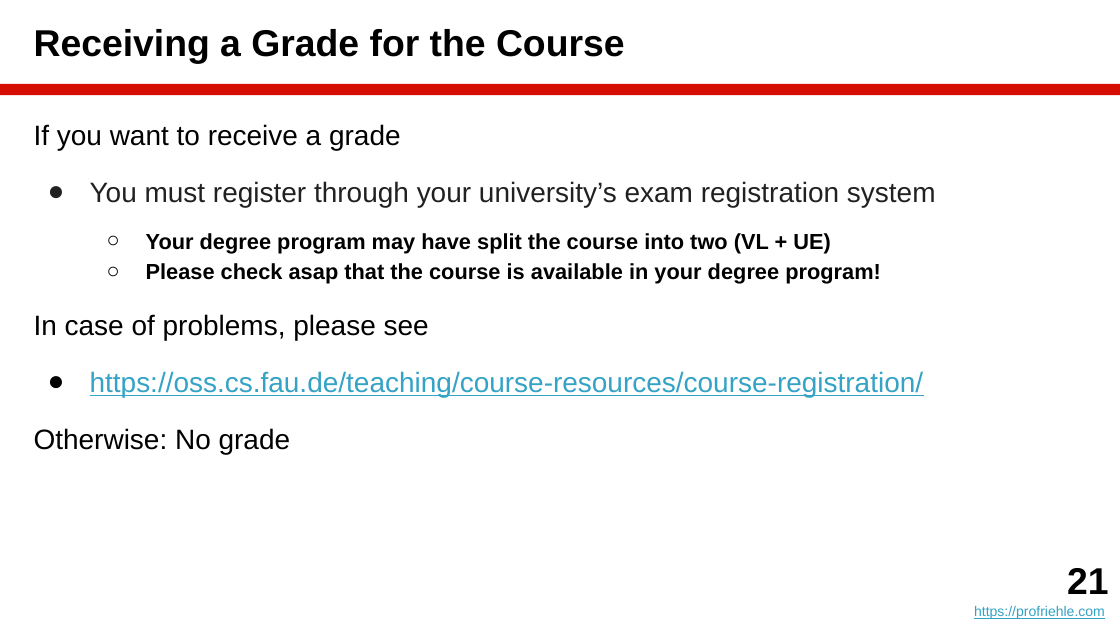
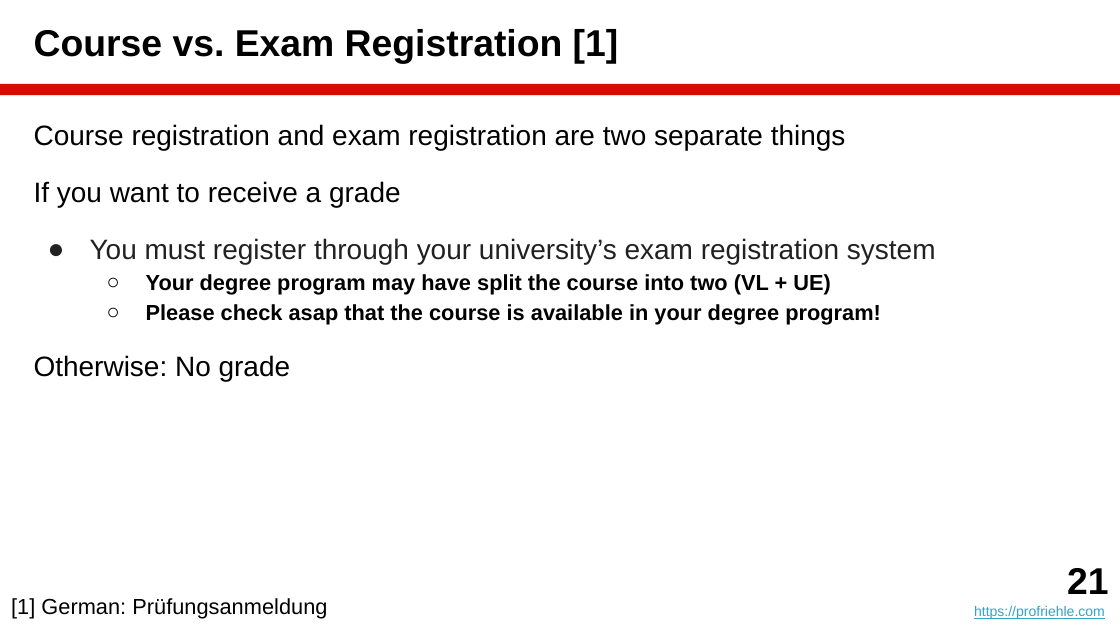
Before and after one commit to dirkriehle/amos-course, a slide deck: slide 21 of Lecture slides/AMOS A01 - Introduction.pptx. Drawn at 1120x630 pixels with LibreOffice and Linux fonts; fonts in the diff are those of the drawing. Boxes give left, top, right and bottom in pixels: in the first picture for what was removed or moved away, otherwise in the second. Text is boxed around its words. In the diff, an @@ line names an element or a change of style, - is before the commit and + after.

```diff
--- a/Lecture slides/AMOS A01 - Introduction.pptx
+++ b/Lecture slides/AMOS A01 - Introduction.pptx
@@ title at (x1=34, y1=29, x2=619, y2=64): text changed @@
-Receiving a Grade for the Course
+Course vs. Exam Registration [1]
@@ text at (x1=34, y1=124, x2=846, y2=150): paragraph added @@
+Course registration and exam registration are two separate things
@@ text at (x1=34, y1=181, x2=831, y2=295): more space between paragraphs; less space between paragraphs @@
@@ text at (x1=34, y1=314, x2=924, y2=397): paragraphs removed @@
-In case of problems, please see
-● https://oss.cs.fau.de/teaching/course-resources/course-registration/
@@ text added at (x1=11, y1=598, x2=327, y2=619), 14 pt, text #000000 @@
+[1] German: Prüfungsanmeldung
```
Also in this commit, not shown: 4 other slides changed, 1 slide added, 1 slide removed, 15 other files.
